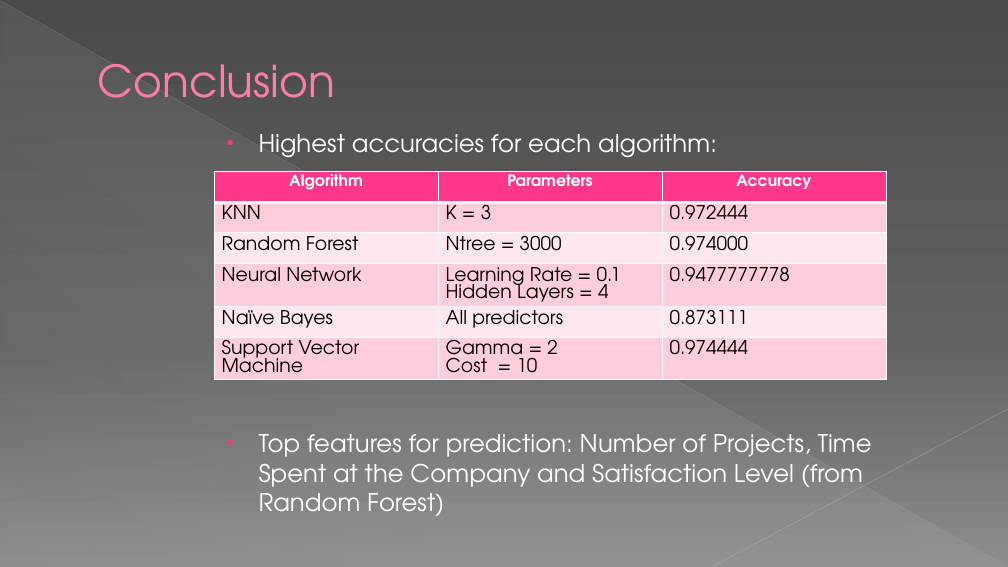
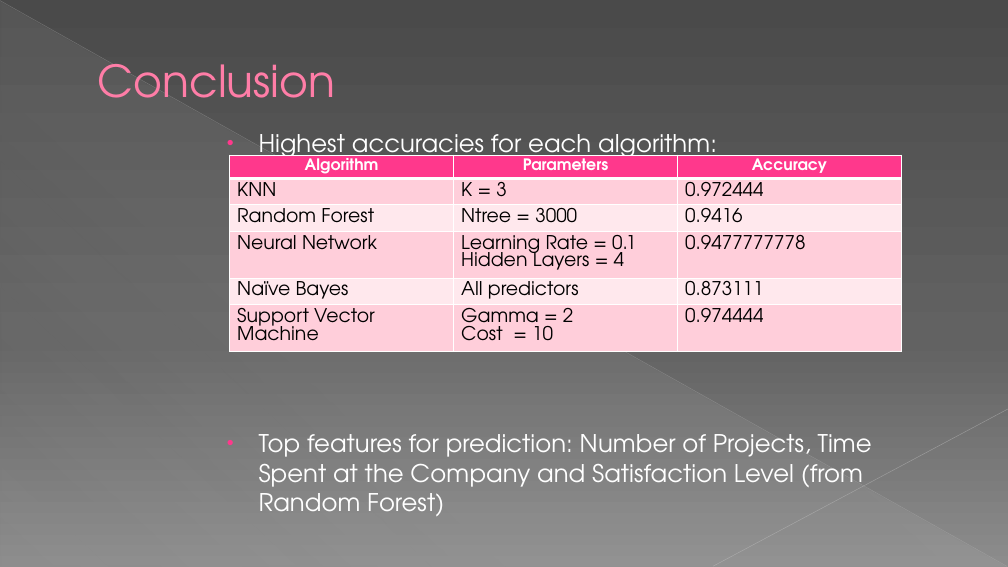
Before and after one commit to dhavalaM/CS513-Project, a slide deck: slide 31 of Presentation_YPS.pptx (slide 20 before the commit). Drawn at 1008x567 pixels with LibreOffice and Linux fonts; fonts in the diff are those of the drawing. Boxes give left, top, right and bottom in pixels: in the first picture for what was removed or moved away, otherwise in the second. Text is boxed around its words. In the diff, an @@ line names an element or a change of style, - is before the commit and + after.

```diff
--- a/Presentation_YPS.pptx
+++ b/Presentation_YPS.pptx
@@ table at box(230, 155, 901, 378) @@
-row 3, column 3: 0.974000
+row 3, column 3: 0.9416
@@ table: place and size @@
-table at box(214, 172, 885, 400)
+table at box(230, 155, 901, 378)
```
Also in this commit, not shown: 4 other slides changed, 11 slides added.
